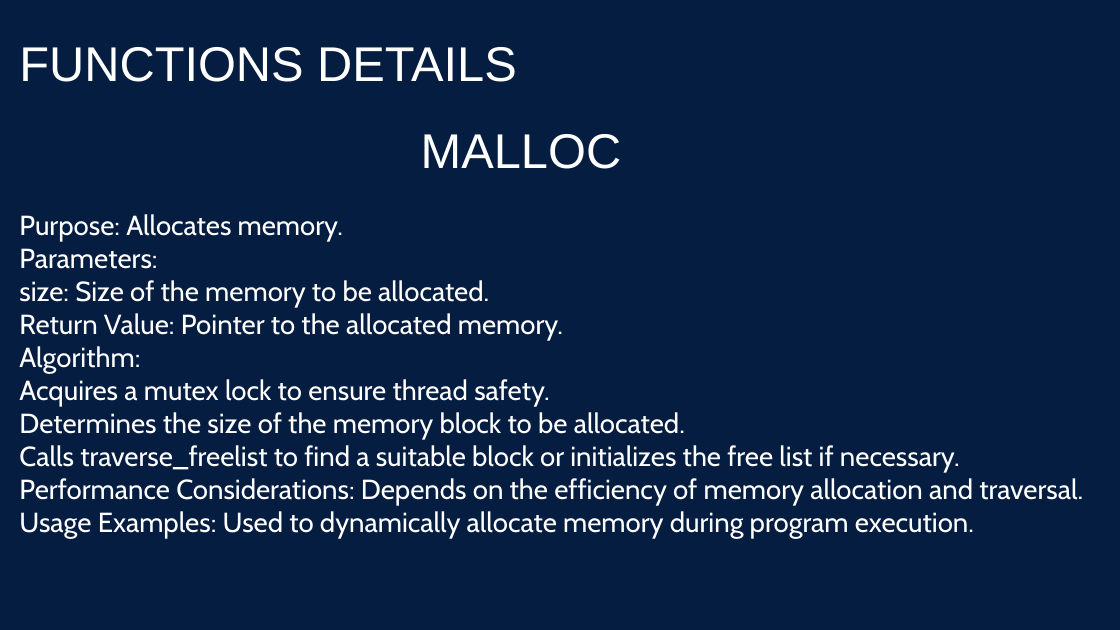
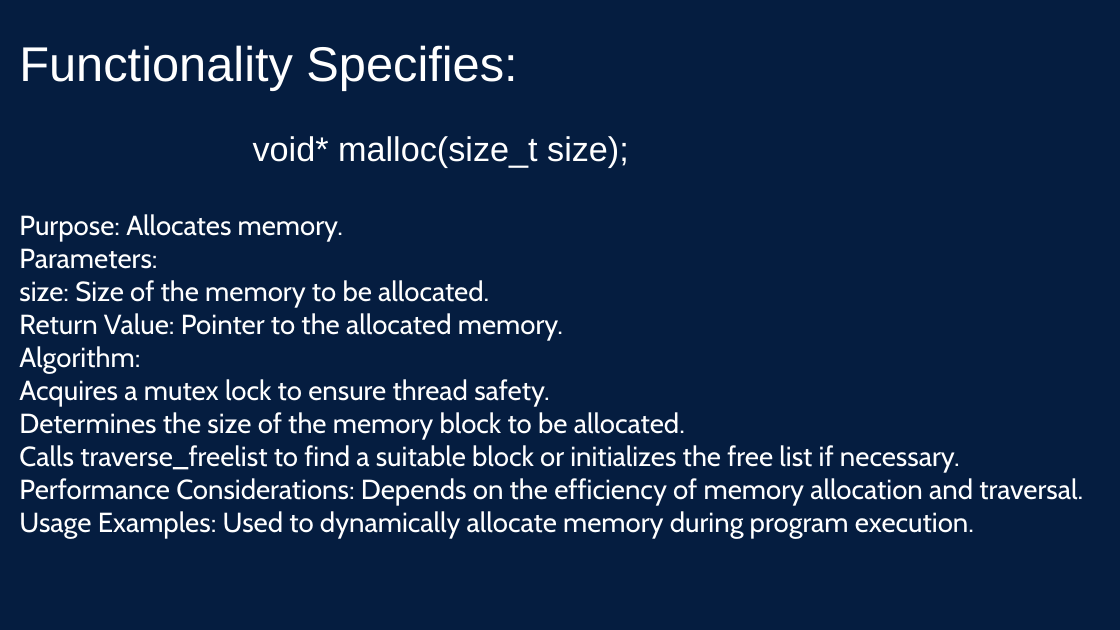
Before and after one commit to m7meda7medd/STM_SystemProgramming_Linux_Tasks, a slide deck: slide 11 of HeapMemoryManager/Presentation/HMM_Presentation.pptx. Drawn at 1120x630 pixels with LibreOffice and Linux fonts; fonts in the diff are those of the drawing. Boxes give left, top, right and bottom in pixels: in the first picture for what was removed or moved away, otherwise in the second. Text is boxed around its words. In the diff, an @@ line names an element or a change of style, - is before the commit and + after.

```diff
--- a/HeapMemoryManager/Presentation/HMM_Presentation.pptx
+++ b/HeapMemoryManager/Presentation/HMM_Presentation.pptx
@@ text at (19, 45, 517, 91): text changed @@
-FUNCTIONS DETAILS
+Functionality Specifies:
@@ text at (253, 136, 629, 167): text changed; size 62.7 to 44 pt @@
-MALLOC
+void* malloc(size_t size);
```
Also in this commit, not shown: 23 other slides changed, 14 slides added, 14 slides removed.
